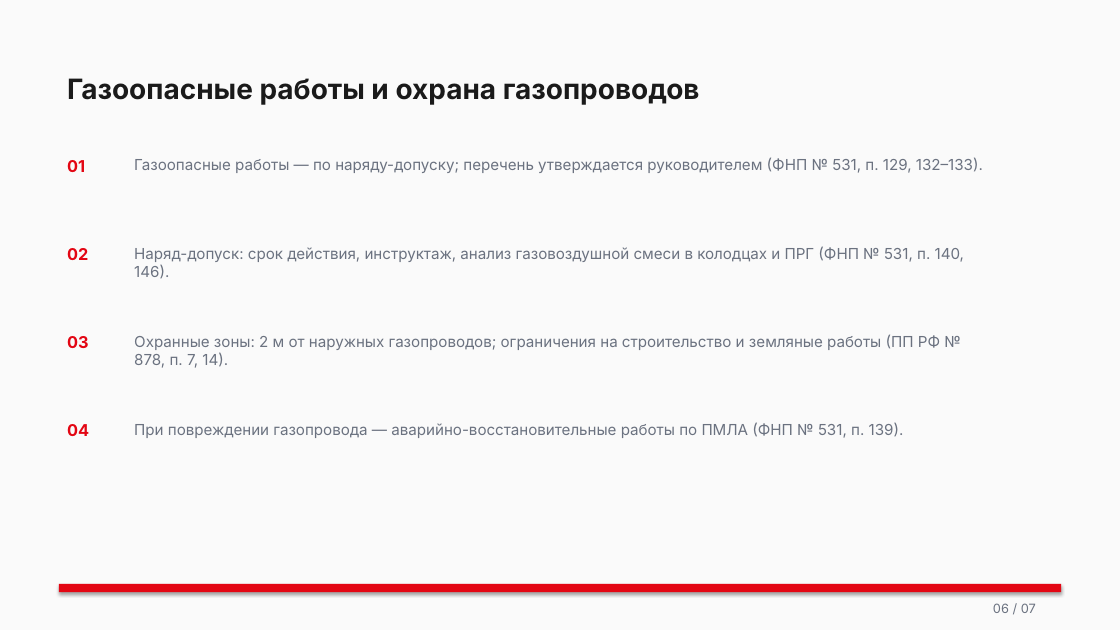
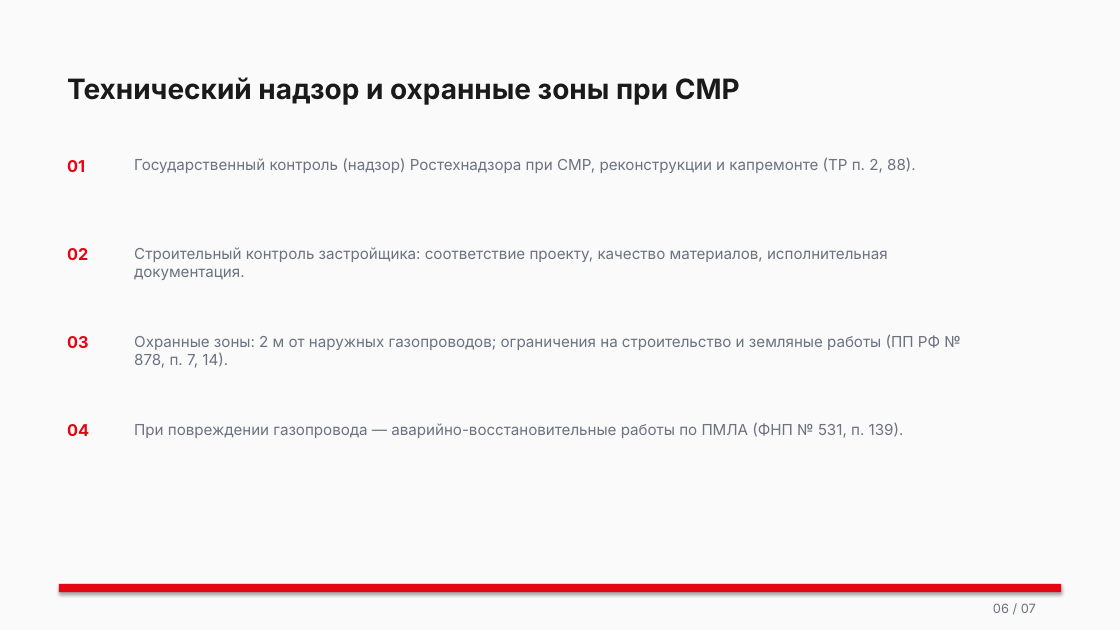
Before and after one commit to lysakalenushka-hash/-, a slide deck: slide 6 of Б.7.5_Модули/Б.7.5_Модуль3_Строительство_и_надзор.pptx. Drawn at 1120x630 pixels with LibreOffice and Linux fonts; fonts in the diff are those of the drawing. Boxes give left, top, right and bottom in pixels: in the first picture for what was removed or moved away, otherwise in the second. Text is boxed around its words. In the diff, an @@ line names an element or a change of style, - is before the commit and + after.

```diff
--- a/Б.7.5_Модули/Б.7.5_Модуль3_Строительство_и_надзор.pptx
+++ b/Б.7.5_Модули/Б.7.5_Модуль3_Строительство_и_надзор.pptx
@@ text at (67,77,740,105): text changed @@
-Газоопасные работы и охрана газопроводов
+Технический надзор и охранные зоны при СМР
@@ text at (134,157,916,173): text changed @@
-Газоопасные работы — по наряду-допуску; перечень утверждается руководителем (ФНП № 531, п. 129, 132–133).
+Государственный контроль (надзор) Ростехнадзора при СМР, реконструкции и капремонте (ТР п. 2, 88).
@@ text at (134,247,888,280): text changed @@
-Наряд-допуск: срок действия, инструктаж, анализ газовоздушной смеси в колодцах и ПРГ (ФНП № 531, п. 140, 146).
+Строительный контроль застройщика: соответствие проекту, качество материалов, исполнительная документация.
```
Also in this commit, not shown: 4 other slides changed, 11 other files.
